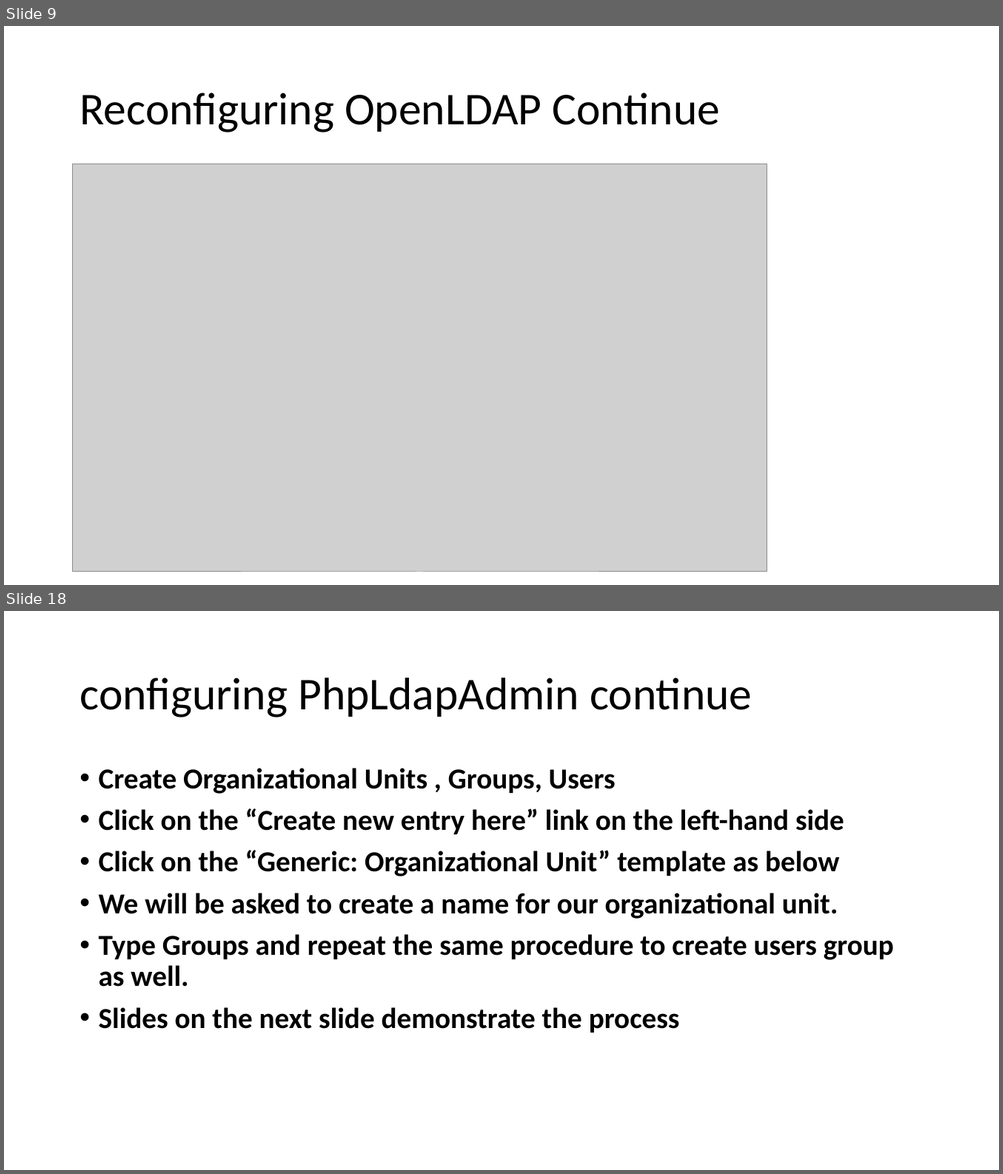
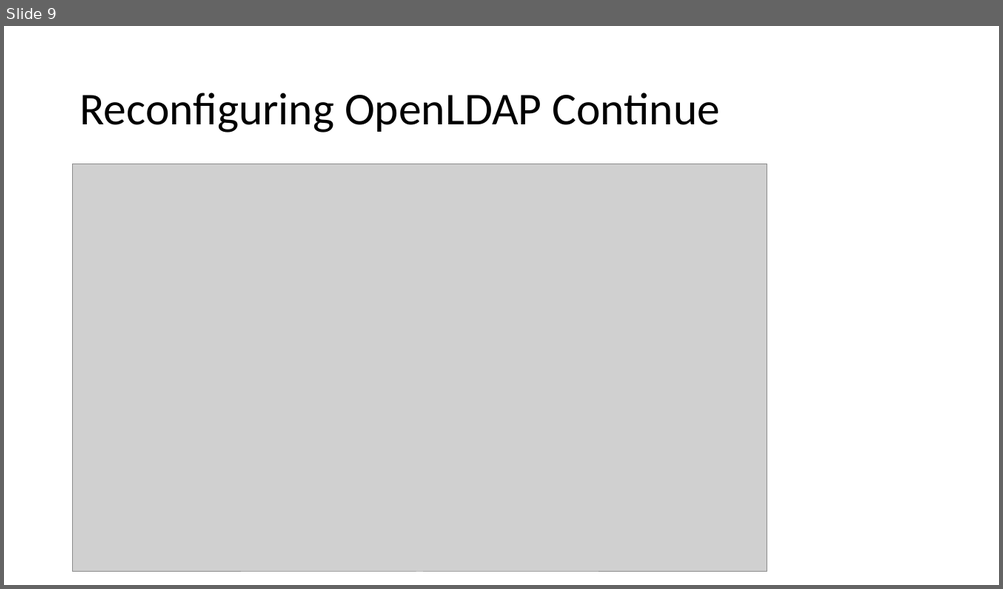
Before and after one commit to afnog/sse, a slide deck: ldap/Openldap exercise.pptx. Shown one above the other, each under a label of ours: slides 9 and 18 before the commit, slide 9 after it; the slides between them are not shown. The pictures are 1003x1174 and 1003x589 pixels, drawn with LibreOffice and Linux fonts; fonts in the diff are those of the drawing; grey boxes stand for pictures. Boxes give left, top, right and bottom in pixels: in the first picture for what was removed or moved away, otherwise in the second. Text is boxed around its words. In the diff, an @@ line names an element or a change of style, - is before the commit and + after.

```diff
--- a/ldap/Openldap exercise.pptx
+++ b/ldap/Openldap exercise.pptx
@@ slide 18 removed at [4, 611, 999, 1170], background #FFFFFF @@
@@ title removed at [79, 678, 751, 718] @@
-configuring PhpLdapAdmin continue
@@ text removed at [99, 768, 893, 1033] @@
-• Create Organizational Units , Groups, Users
-• Click on the “Create new entry here” link on the left-hand side
-• Click on the “Generic: Organizational Unit” template as below
-• We will be asked to create a name for our organizational unit.
-• Type Groups and repeat the same procedure to create users group as well.
-• Slides on the next slide demonstrate the process
```
Also in this commit, not shown: 4 slides changed, 7 slides added, 23 other slides removed.
